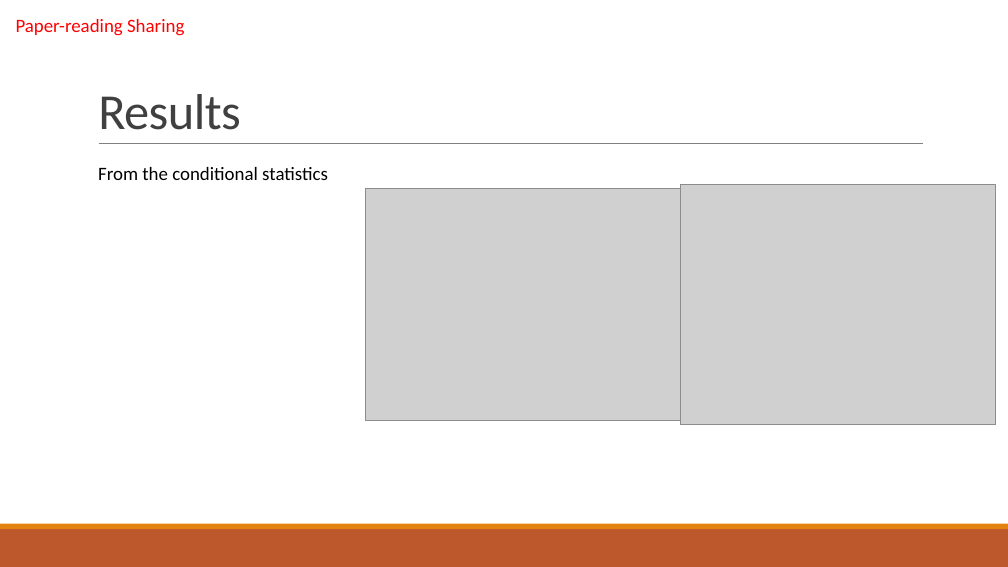
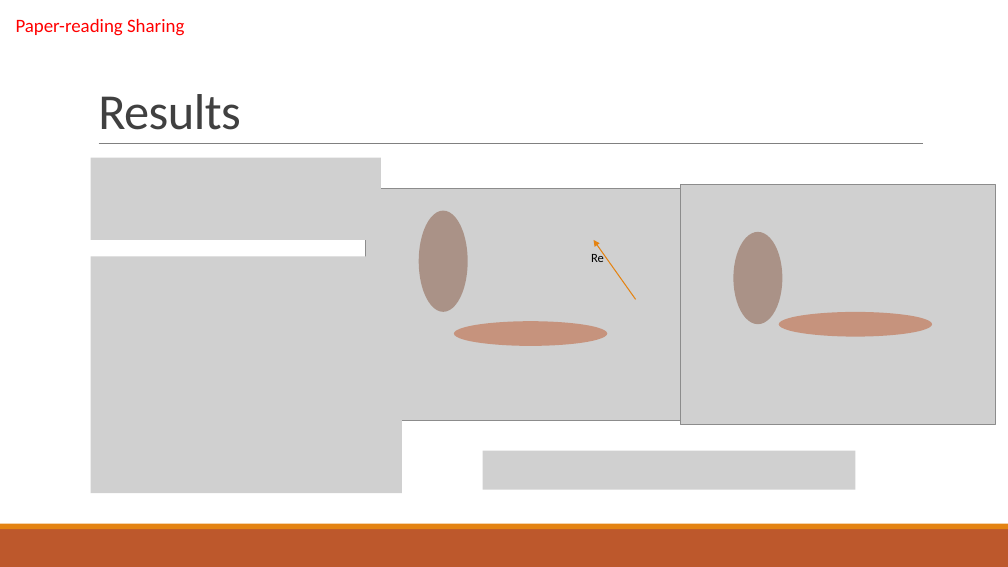
Before and after one commit to cangyu/LambdaFlow, a slide deck: slide 7 of VM524/PROJ/report.pptx. Drawn at 1008x567 pixels with LibreOffice and Linux fonts; fonts in the diff are those of the drawing; grey boxes stand for pictures. Boxes give left, top, right and bottom in pixels: in the first picture for what was removed or moved away, otherwise in the second. Text is boxed around its words. In the diff, an @@ line names an element or a change of style, - is before the commit and + after.

```diff
--- a/VM524/PROJ/report.pptx
+++ b/VM524/PROJ/report.pptx
@@ picture added at (91, 158, 381, 240) @@
@@ text removed at (98, 167, 328, 180) @@
-From the conditional statistics
@@ ellipse added at (419, 211, 468, 312), fill #865640 at 50% opacity @@
@@ ellipse added at (734, 232, 783, 324), fill #865640 at 50% opacity @@
@@ picture added at (91, 256, 402, 493) @@
@@ text added at (591, 252, 604, 262), 12 pt, text #000000 @@
+Re
@@ arrow added from (636, 299) to (594, 240), #E48312 1 pt @@
@@ ellipse added at (454, 321, 607, 346), fill #BD582C at 50% opacity @@
@@ ellipse added at (779, 312, 932, 337), fill #BD582C at 50% opacity @@
@@ picture added at (482, 451, 855, 490) @@
```
Also in this commit, not shown: 1 other slide changed.
